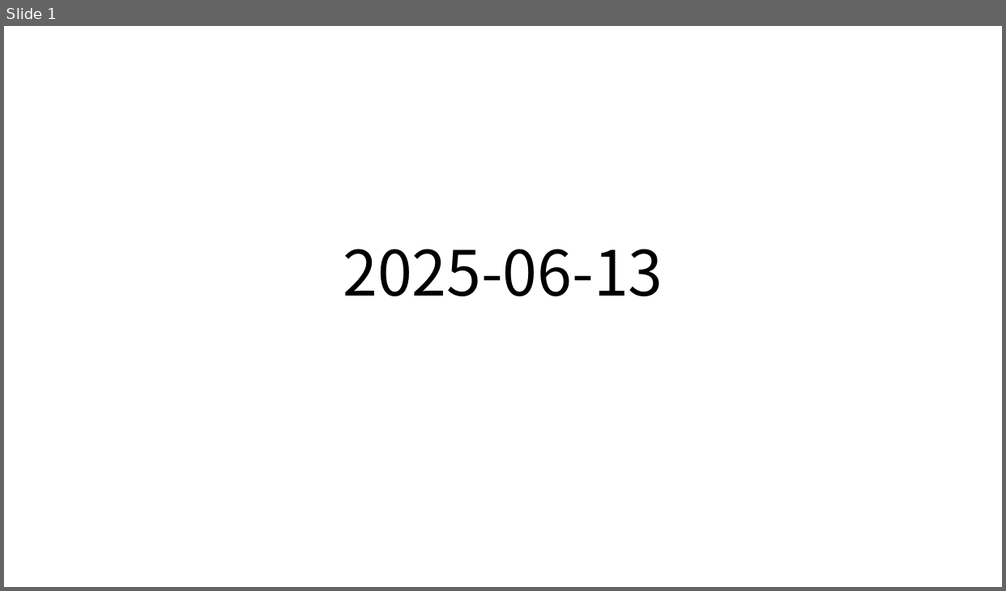
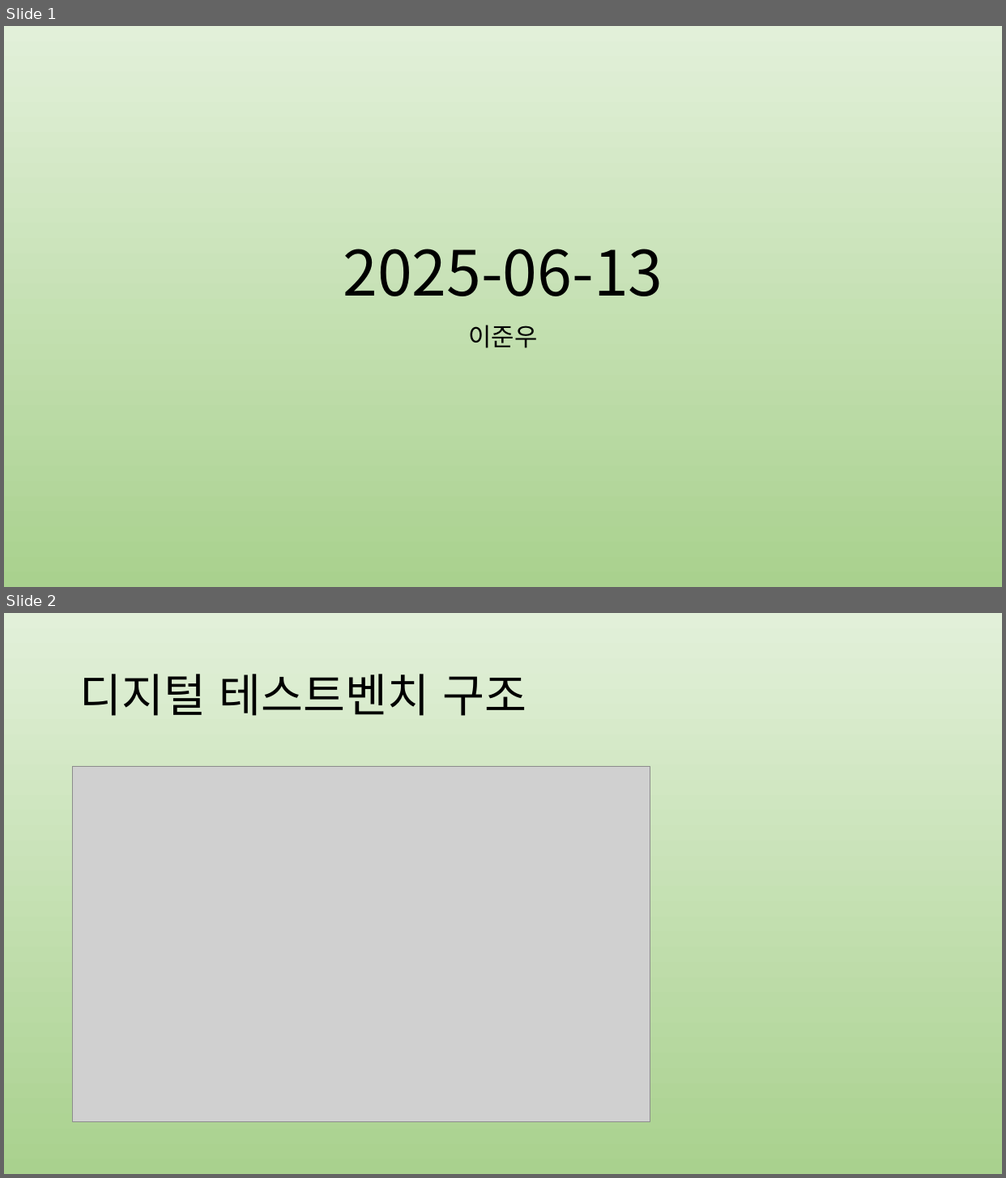
Before and after one commit to jwl1109/IOT, a slide deck: VLSI design 설계 실습/2025-06-13.pptx. Shown one above the other, each under a label of ours: slide 1 before the commit, slides 1 and 2 after it. The pictures are 1006x591 and 1006x1178 pixels, drawn with LibreOffice and Linux fonts; fonts in the diff are those of the drawing; grey boxes stand for pictures. Boxes give left, top, right and bottom in pixels: in the first picture for what was removed or moved away, otherwise in the second. Text is boxed around its words. In the diff, an @@ line names an element or a change of style, - is before the commit and + after.

```diff
--- a/VLSI design 설계 실습/2025-06-13.pptx
+++ b/VLSI design 설계 실습/2025-06-13.pptx
@@ slide 2 added at [4,613,1002,1174], background gradient #E2F0D9 to #A9D18E @@
@@ title added at [80,674,526,716], 44 pt, text #000000 @@
+디지털 테스트벤치 구조
@@ picture added at [73,766,650,1122] @@
@@ slide 1 changed as well @@
@@ background #FFFFFF to gradient #E2F0D9 to #A9D18E @@
@@ subtitle added at [468,325,537,348], 24 pt, text #000000 @@
+이준우
```
Also in this commit, not shown: 1 other slide changed, 9 other slides added, 7 slides removed, 1 other file.
